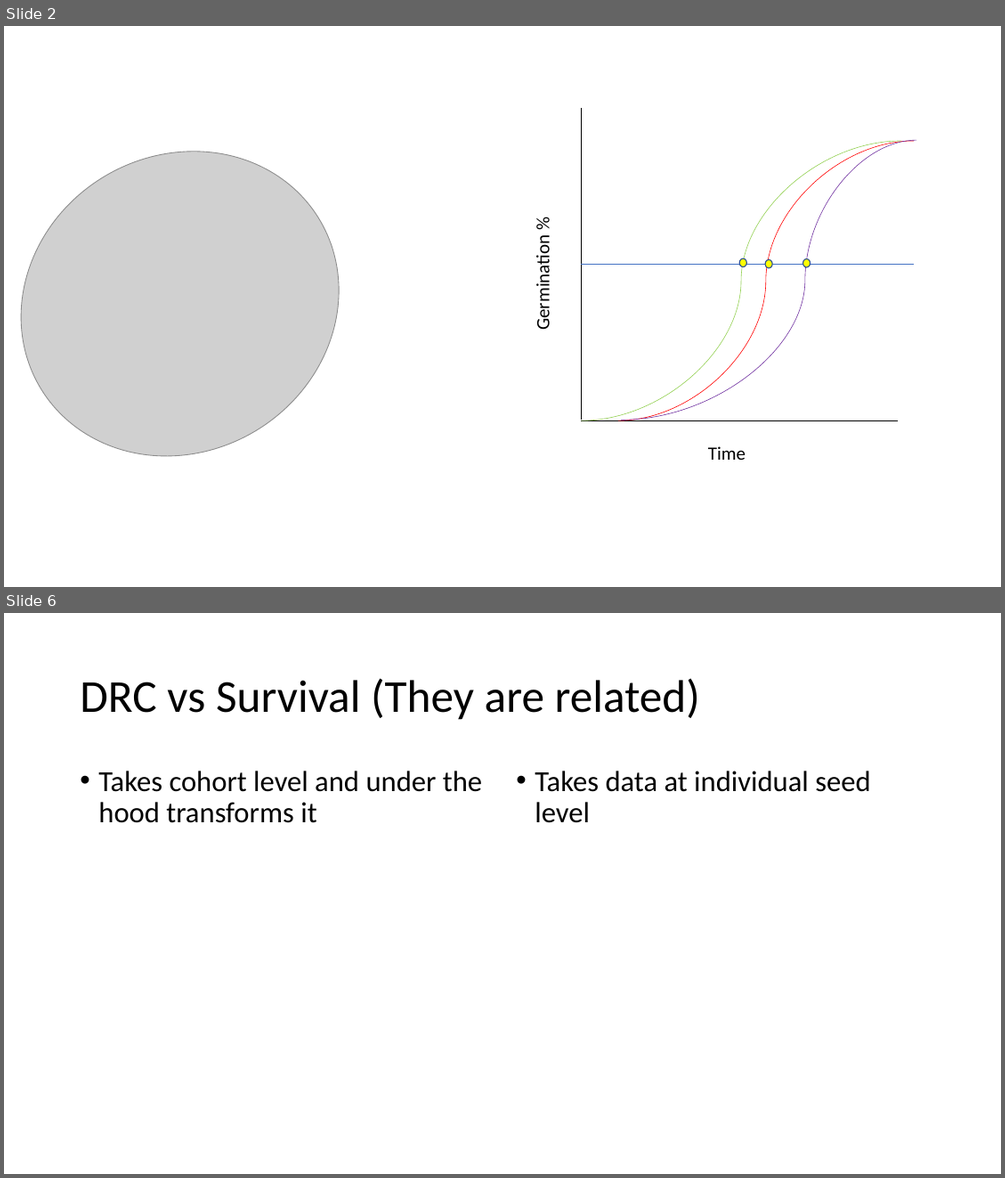
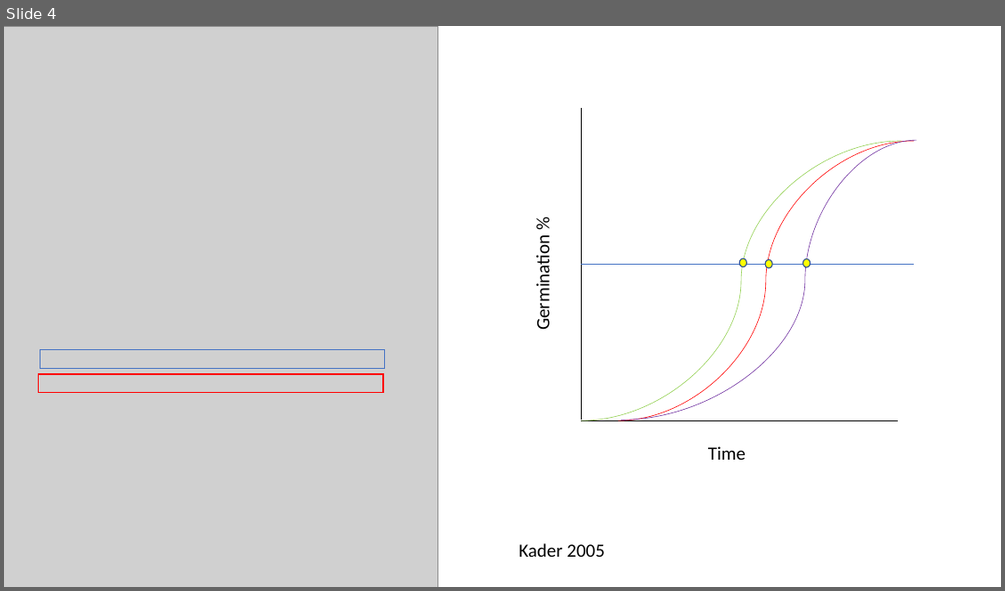
Before and after one commit to dbuona/timetogerminate, a slide deck: germination_trials/seed_update_labmeeting.pptx. Shown one above the other, each under a label of ours: slides 2 and 6 before the commit, slide 4 after it; the slides between them are not shown. The pictures are 1005x1178 and 1005x591 pixels, drawn with LibreOffice and Linux fonts; fonts in the diff are those of the drawing; grey boxes stand for pictures. Boxes give left, top, right and bottom in pixels: in the first picture for what was removed or moved away, otherwise in the second. Text is boxed around its words. In the diff, an @@ line names an element or a change of style, - is before the commit and + after.

```diff
--- a/germination_trials/seed_update_labmeeting.pptx
+++ b/germination_trials/seed_update_labmeeting.pptx
@@ slide 6 removed at <box>4,613,1001,1174</box>, background #FFFFFF @@
@@ title removed at <box>80,678,700,720</box> @@
-DRC vs Survival (They are related)
@@ text removed at <box>98,771,482,823</box> @@
-• Takes cohort level and under the hood transforms it
@@ text removed at <box>534,771,870,823</box> @@
-• Takes data at individual seed level
@@ what was slide 2 is now slide 4 @@
@@ slide 4 changed as well @@
@@ picture at <box>4,26,437,587</box>: rotation 328 to 0 degrees @@
@@ rectangle added at <box>40,350,385,369</box>, outline #4472C4 1 pt @@
@@ rectangle added at <box>39,374,383,393</box>, outline #FF0000 1 pt @@
@@ text added at <box>518,543,605,556</box>, 18 pt, text #000000 @@
+Kader 2005
```
Also in this commit, not shown: 1 other slide changed, 7 slides added, 3 other slides removed, 6 other files.
